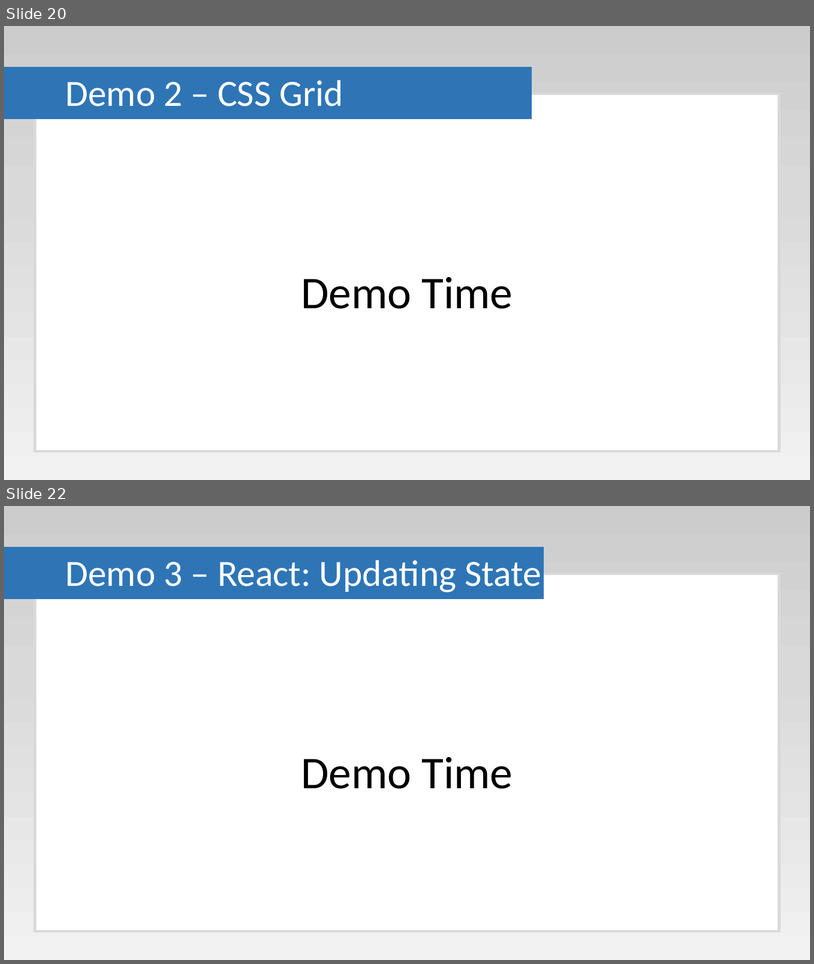
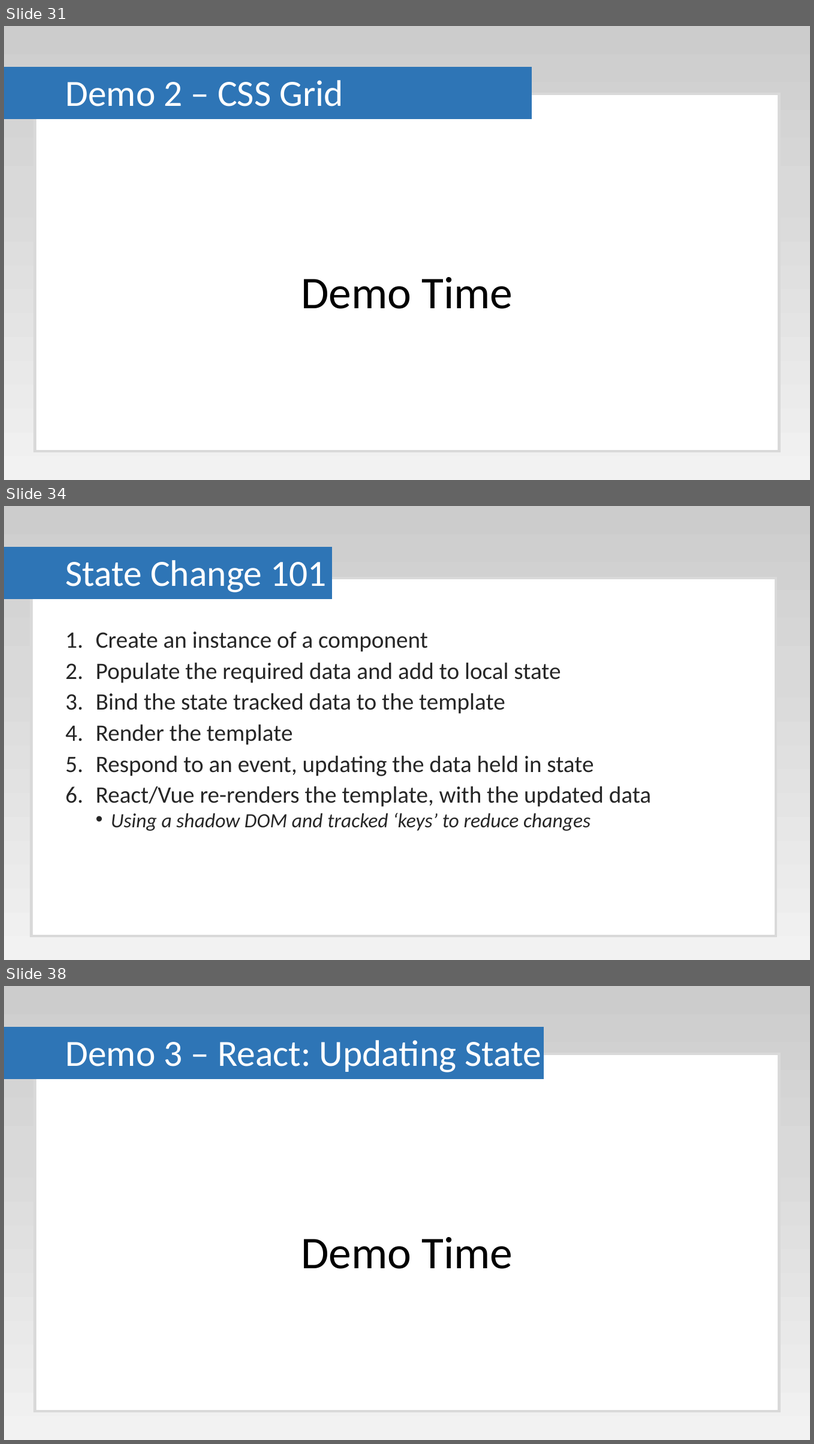
Before and after one commit to Paul-Hadfield/GameOfLife-Talk, a slide deck: Game Of Life Presentation.pptx. Shown one above the other, each under a label of ours: slides 20 and 22 before the commit, slides 31, 34 and 38 after it; the slides between them are not shown. The pictures are 814x964 and 814x1444 pixels, drawn with LibreOffice and Linux fonts; fonts in the diff are those of the drawing. Boxes give left, top, right and bottom in pixels: in the first picture for what was removed or moved away, otherwise in the second. Text is boxed around its words. In the diff, an @@ line names an element or a change of style, - is before the commit and + after.

```diff
--- a/Game Of Life Presentation.pptx
+++ b/Game Of Life Presentation.pptx
@@ slide 34 added at (x1=4, y1=506, x2=810, y2=960), background gradient #CCCCCC to #D9D9D9 to #F2F2F2 @@
@@ rectangle added at (x1=4, y1=547, x2=332, y2=598), fill #2E75B6, outline #2E75B6 1 pt @@
@@ title added at (x1=65, y1=560, x2=327, y2=592), 44 pt, text #FFFFFF @@
+State Change 101
@@ rectangle added at (x1=31, y1=578, x2=776, y2=936), fill #FFFFFF, outline #D9D9D9 3 pt @@
@@ text added at (x1=96, y1=631, x2=651, y2=831), 28 pt, text #262626 @@
+1. Create an instance of a component
+2. Populate the required data and add to local state
+3. Bind the state tracked data to the template
+4. Render the template
+5. Respond to an event, updating the data held in state
+6. React/Vue re-renders the template, with the updated data
+  • Using a shadow DOM and tracked ‘keys’ to reduce changes
@@ what was slide 20 is now slide 31 @@
@@ what was slide 22 is now slide 38 @@
```
Also in this commit, not shown: 9 slides changed, 18 other slides added, 1 slide removed.
